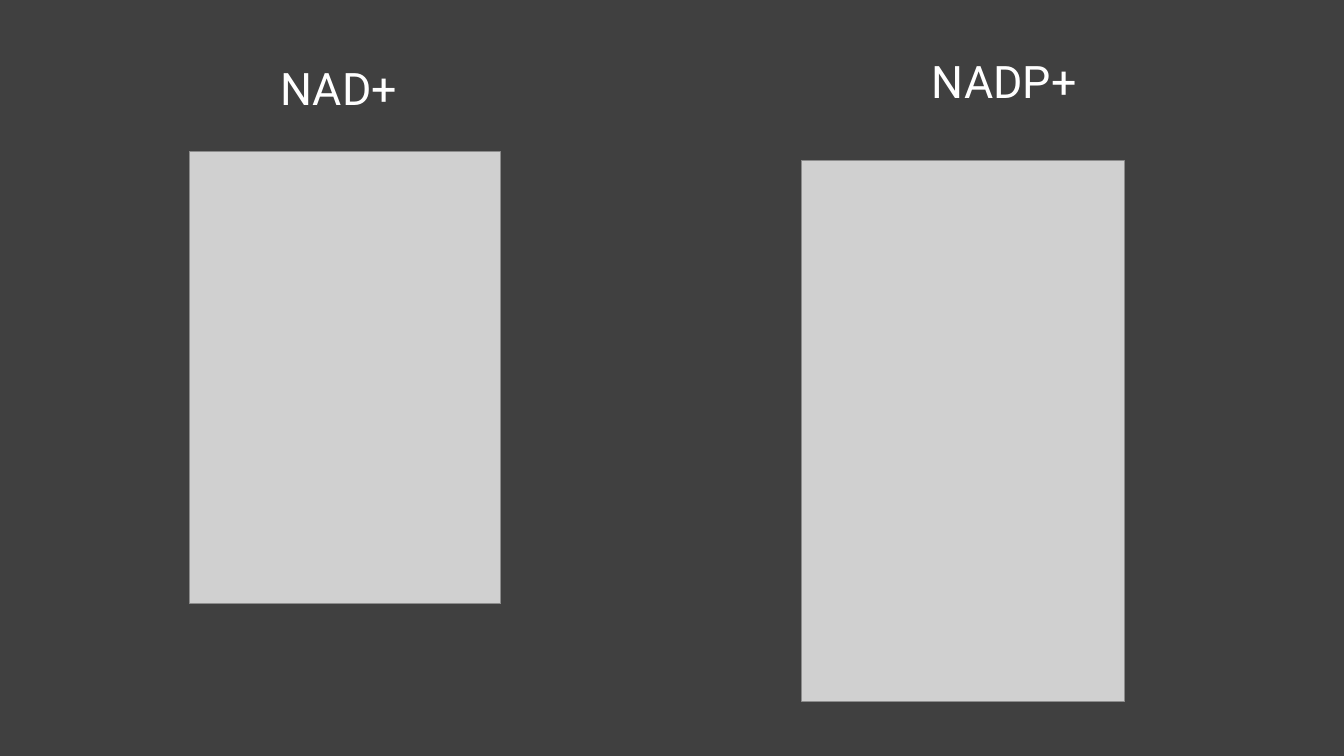
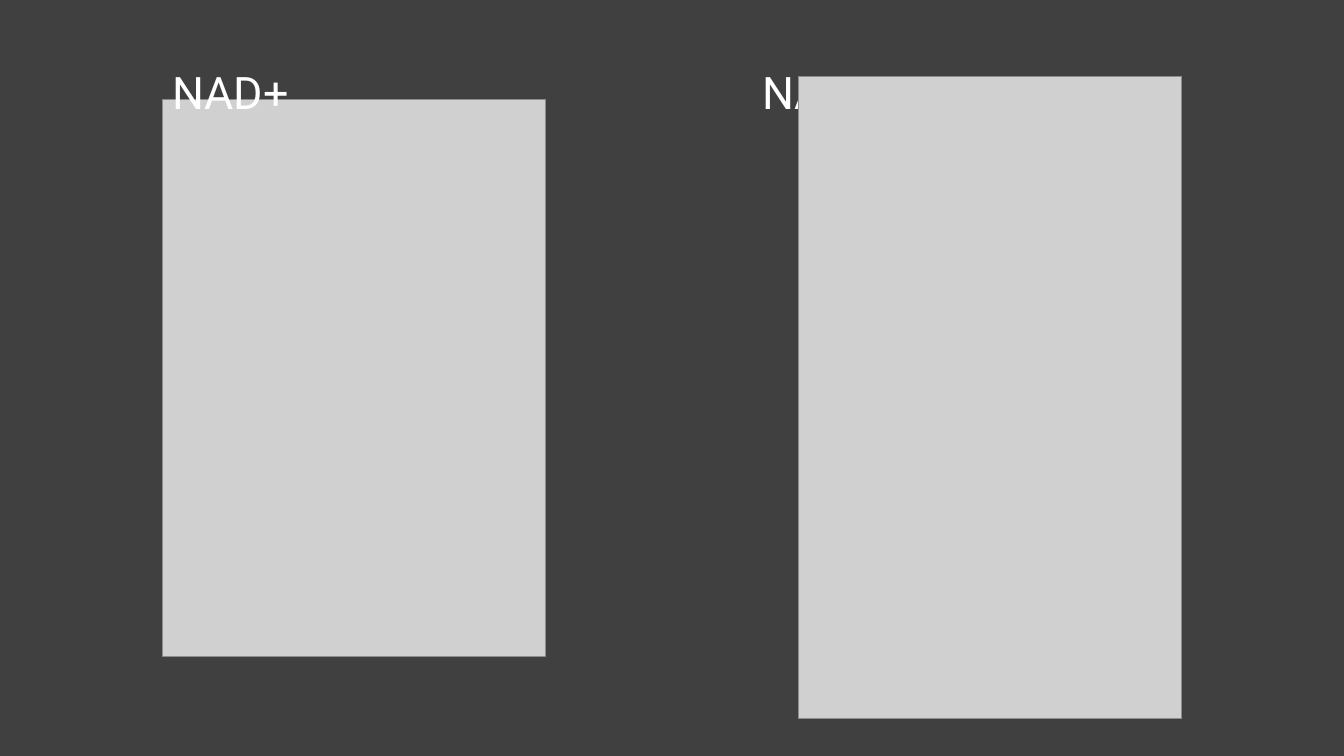
Before and after one commit to daniloasdotcom/Bioquimica-com-Danilo, a slide deck: slide 7 of static/aulas/via_das_pentoses.pptx (slide 9 before the commit). Drawn at 1344x756 pixels with LibreOffice and Linux fonts; fonts in the diff are those of the drawing; grey boxes stand for pictures. Boxes give left, top, right and bottom in pixels: in the first picture for what was removed or moved away, otherwise in the second. Text is boxed around its words. In the diff, an @@ line names an element or a change of style, - is before the commit and + after.

```diff
--- a/static/aulas/via_das_pentoses.pptx
+++ b/static/aulas/via_das_pentoses.pptx
@@ title "NADP+" moved from (x1=932, y1=66, x2=1077, y2=98) to (x1=762, y1=68, x2=907, y2=121) @@
@@ title "NADP+" at (x1=762, y1=68, x2=907, y2=121): alignment centre to left @@
@@ text "NAD+" at (x1=172, y1=68, x2=288, y2=109): alignment centre to left @@
@@ text "NAD+" moved from (x1=281, y1=73, x2=397, y2=105) to (x1=172, y1=68, x2=288, y2=109) @@
@@ picture resized from (x1=803, y1=161, x2=1125, y2=702) to (x1=799, y1=77, x2=1182, y2=719) @@
@@ picture resized from (x1=190, y1=152, x2=500, y2=604) to (x1=162, y1=100, x2=545, y2=657) @@
```
Also in this commit, not shown: 16 other slides changed, 1 slide added, 3 slides removed, 3 other files.
